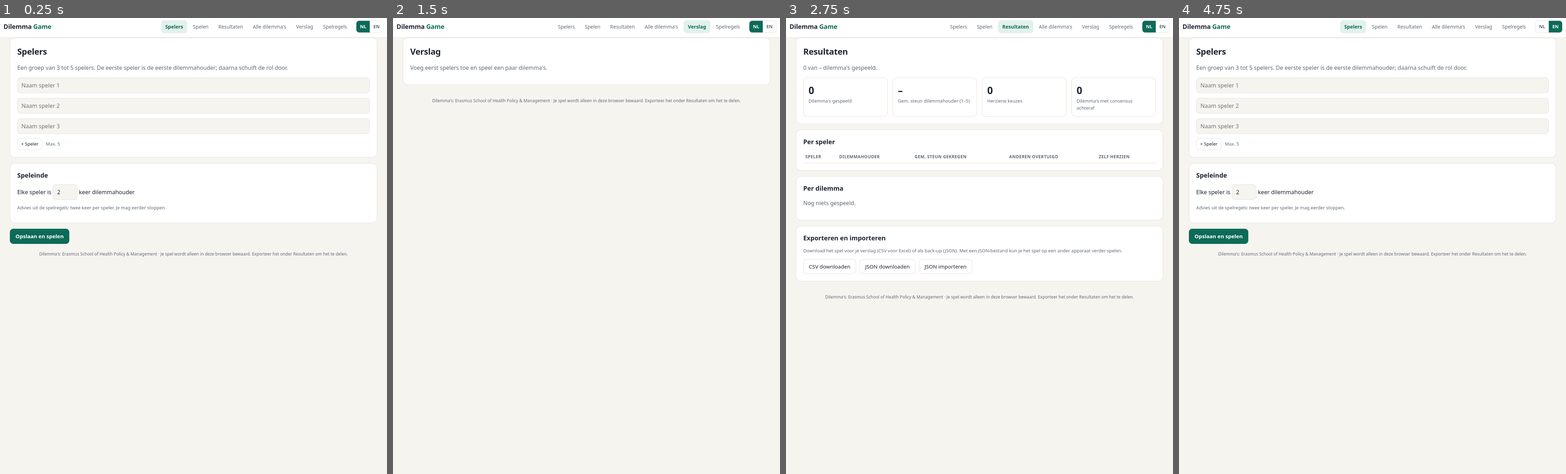
Above: before the commit, frames 1-4 (left to right).
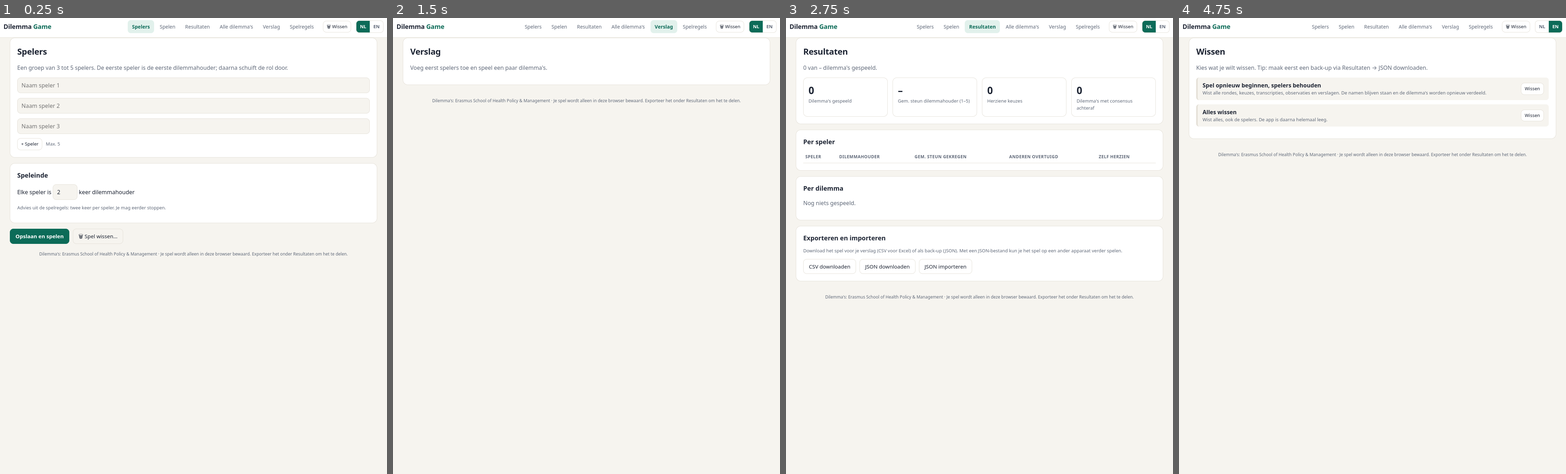
Above: after the commit, the same moments.

Repository: yciftci111/dilemmagame
Game: browser game, page index.html
The game is run twice, just before and just after one commit, with the same random seed, the same clock (stepped at 60 frames per second) and the same inputs.
Inputs (mouse positions are in pixels of both pictures, inside the frame that each line leads up to):
- Up to frame 1 (0.25 s): no input
- Up to frame 2 (1.5 s): click "Verslag" at 1.27 s
- Up to frame 3 (2.75 s): click "NL" at 1.87 s; click "Spelregels" (after the commit: "🗑 Wissen") at 2.02 s; click "Resultaten" at 2.47 s
- Up to frame 4 (4.75 s): click "Spelregels" at 3.07 s; click "Spelers" at 3.67 s; click "EN" at 4.27 s; click (1275, 236) at 4.52 s, where only the run after the commit has a clickable "🗑 Spel wissen…"

The runs differ from the first frame. In frame 1, 0.6% of the frame differs, in the area x 18-91%, y 0-50%; in frame 2, 0.5%; in frame 3, 0.6%; in frame 4, 3.4%, in the area x 2-98%, y 0-53%.

Commit message:
Add files via upload

Diff:
--- a/index.html
+++ b/index.html
@@ -108,6 +108,7 @@
     <button data-v="report">Verslag</button>
     <button data-v="rules">Spelregels</button>
   </nav>
+  <button class="btn sm" id="wipeBtn" title="Spel wissen">🗑 Wissen</button>
   <div class="lang" id="lang"><button data-l="nl">NL</button><button data-l="en">EN</button></div>
 </div></header>
 <main class="wrap" id="app"></main>
@@ -133,13 +134,14 @@
 const target = () => S.players.length * S.roundsPerPlayer;
 
 function go(v){stopLive();if(v!=='report')S.repView=0;view=v;render();window.scrollTo(0,0)}
+document.getElementById('wipeBtn').onclick=()=>go('wipe');
 document.getElementById('lang').addEventListener('click',e=>{const b=e.target.closest('button');if(b){S.lang=b.dataset.l;save();render()}});
 document.getElementById('nav').addEventListener('click',e=>{const b=e.target.closest('button');if(b)go(b.dataset.v)});
 
 function render(){
   document.querySelectorAll('#nav button').forEach(b=>b.classList.toggle('on',b.dataset.v===view));
   document.querySelectorAll('#lang button').forEach(b=>b.classList.toggle('on',b.dataset.l===S.lang));
-  ({setup:rSetup,play:rPlay,results:rResults,library:rLibrary,rules:rRules,report:rReport})[view]();
+  ({setup:rSetup,play:rPlay,results:rResults,library:rLibrary,rules:rRules,report:rReport,wipe:rWipe})[view]();
 }
 
 /* ---------- SETUP ---------- */
@@ -163,7 +165,7 @@
   </div>
   <div class="row">
     <button class="btn primary" id="startBtn">Opslaan en spelen</button>
-    ${S.history.length||S.current?'<button class="btn ghost" id="resetBtn">Nieuw spel (wist alles)</button>':''}
+    <button class="btn ghost" onclick="go('wipe')">🗑 Spel wissen…</button>
   </div>`;
   $('#addP').onclick=()=>{const l=$('#plist');if(l.children.length<5)l.insertAdjacentHTML('beforeend',pRow('',l.children.length))};
   $('#startBtn').onclick=()=>{
@@ -750,6 +752,35 @@
   };
 }
 
+/* ---------- WISSEN ---------- */
+function rWipe(){
+  const hasKey=(()=>{try{return !!localStorage.getItem(AIKEY)}catch(e){return false}})();
+  const last=S.history[S.history.length-1];
+  const opts=[
+    S.current&&{id:'cur',t:`Huidig dilemma (${S.current.n}) annuleren`,d:'Het dilemma dat nu bezig is verdwijnt; de dilemmahouder blijft aan de beurt.'},
+    last&&{id:'last',t:`Laatst gespeelde dilemma (${last.n}) verwijderen`,d:`Haalt de laatste ronde weg; ${esc(last.holder)} wordt weer dilemmahouder.`},
+    {id:'game',t:'Spel opnieuw beginnen, spelers behouden',d:'Wist alle rondes, keuzes, transcripties, observaties en verslagen. De namen blijven staan en de dilemma\'s worden opnieuw verdeeld.'},
+    {id:'all',t:'Alles wissen',d:'Wist alles, ook de spelers. De app is daarna helemaal leeg.'},
+    hasKey&&{id:'key',t:'Opgeslagen API-sleutel verwijderen',d:'Verwijdert alleen de Anthropic-sleutel van dit apparaat.'},
+  ].filter(Boolean);
+  $('#app').innerHTML=`<div class="card"><h1>Wissen</h1>
+    <p class="muted">Kies wat je wilt wissen. Tip: maak eerst een back-up via Resultaten → JSON downloaden.</p>
+    ${opts.map(o=>`<div class="reveal" style="margin-top:12px"><div class="row" style="justify-content:space-between;gap:12px">
+      <div style="flex:1;min-width:220px"><b>${o.t}</b><div class="small muted">${o.d}</div></div>
+      <button class="btn sm" data-w="${o.id}">Wissen</button></div></div>`).join('')}
+    <p class="small" id="wipeMsg" style="color:var(--accent);margin-top:14px"></p></div>`;
+  document.querySelectorAll('[data-w]').forEach(b=>b.onclick=()=>{
+    if(!b.dataset.c){document.querySelectorAll('[data-w]').forEach(x=>{delete x.dataset.c;x.textContent='Wissen';x.classList.remove('primary')});
+      b.dataset.c=1;b.textContent='Zeker weten? Klik nogmaals';b.classList.add('primary');return}
+    const id=b.dataset.w;stopLive();let msg='';
+    if(id==='cur'){S.current=null;msg='Huidig dilemma geannuleerd.'}
+    if(id==='last'){const h=S.history.pop();S.holderIdx=Math.max(0,S.players.indexOf(h.holder));S.plan[h.holder]=[h.n,...(S.plan[h.holder]||[])];msg=`Dilemma ${h.n} verwijderd.`}
+    if(id==='game'){const keep={players:S.players,roundsPerPlayer:S.roundsPerPlayer,lang:S.lang};S=Object.assign(fresh(),keep);dealPlan();msg='Spel gewist. De spelers zijn behouden en de dilemma\'s zijn opnieuw verdeeld.'}
+    if(id==='all'){const l=S.lang;S=fresh();S.lang=l;msg='Alles gewist.'}
+    if(id==='key'){try{localStorage.removeItem(AIKEY)}catch(e){}msg='API-sleutel verwijderd.'}
+    ui={picker:null,revealIdx:0,timer:null,timerEnd:0};save();rWipe();$('#wipeMsg').textContent='✓ '+msg;
+  });
+}
 /* ---------- RULES ---------- */
 function rRules(){
   $('#app').innerHTML=`<div class="card"><h1>Spelregels</h1>
